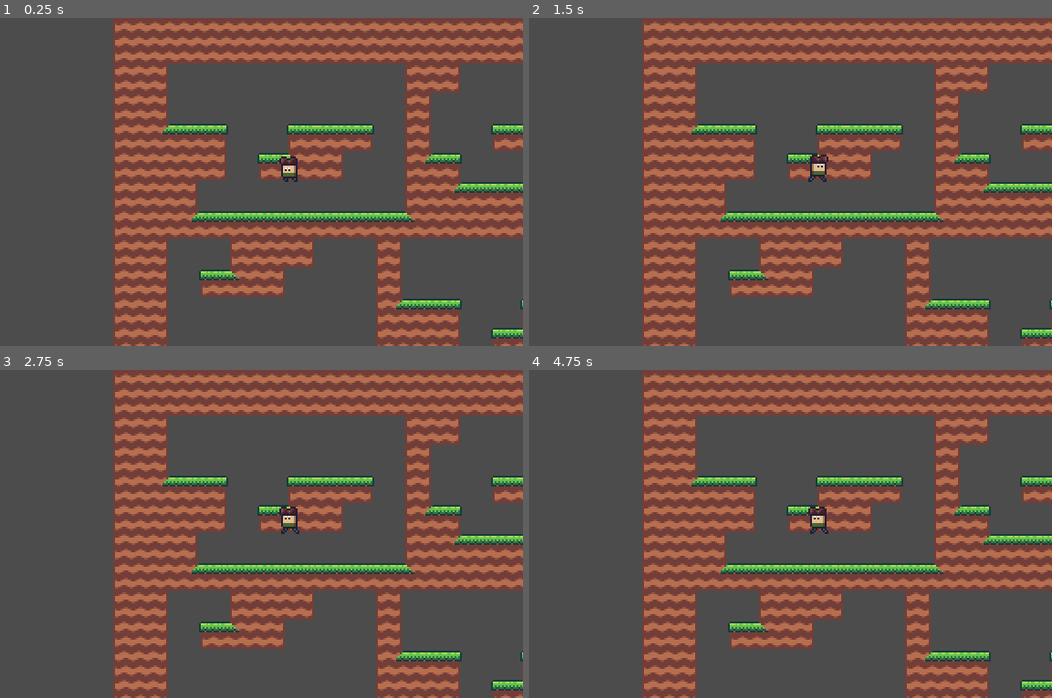
Above: before the commit, frames 1-4 (two rows, left to right).
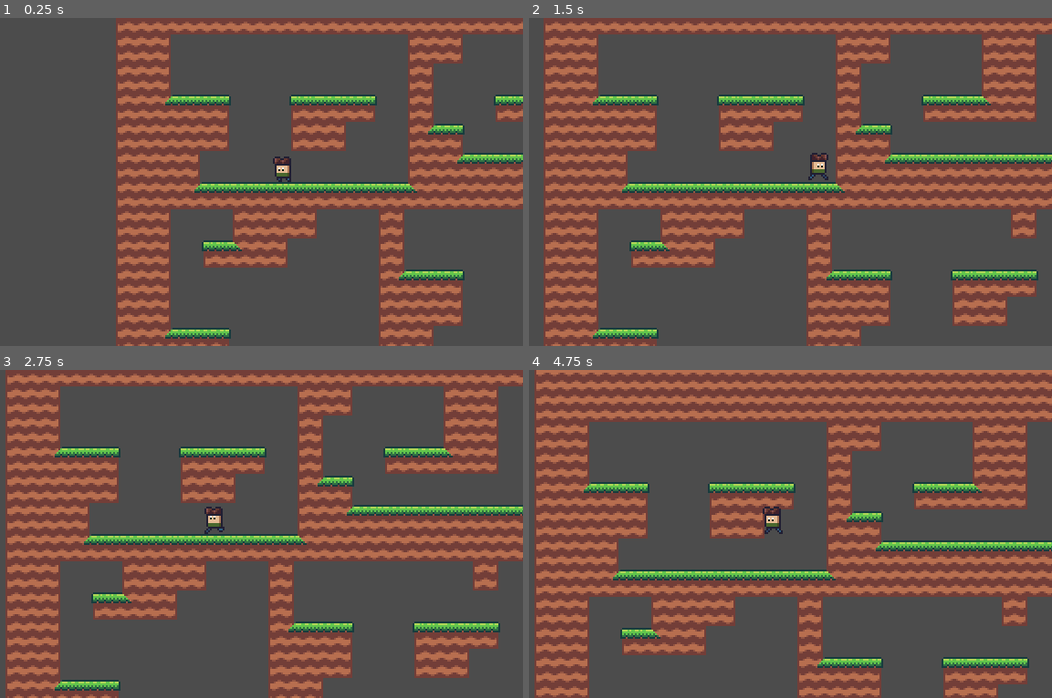
Above: after the commit, the same moments.

Repository: jasonrobwebster/Cave
Game: Godot game, scene res://scenes/Level1-1.tscn
Same seed, same stepped clock (60 frames per second), same inputs: the game is played once before the commit and once after it. This scene is started directly instead of the project's main scene.
Inputs:
- Up to frame 1 (0.25 s): no input
- Up to frame 2 (1.5 s): hold Right (ui_right) from 0.53 s (still down); tap Space (jump) at 0.77 s
- Up to frame 3 (2.75 s): tap Space (jump) at 1.52 s; release Right (ui_right) at 2.03 s; hold Left (ui_left) from 2.03 s (still down)
- Up to frame 4 (4.75 s): release Left (ui_left) at 2.78 s; hold Right (ui_right) 2.78-4.28 s; tap Space (jump) at 3.02, 3.77, 4.52 s; hold Left (ui_left) from 4.28 s (still down)

The runs differ from the first frame. In frame 1, 35% of the frame differs, in the area x 21-100%, y 0-100%; in frame 2, 62%; in frame 3, 62%; in frame 4, 67%, in the area x 1-100%, y 0-100%.

Commit message:
revisited room design and made rooms more open

Diff:
--- a/modular/Level1Rooms.tscn
+++ b/modular/Level1Rooms.tscn
@@ -12,7 +12,6 @@
 [node name="L" type="Node2D" parent="."]
 
 [node name="0" type="Node2D" parent="L"]
-visible = false
 
 [node name="Level" parent="L/0" instance=ExtResource( 3 )]
 tile_data = PoolIntArray( 0, 2, 196608, 1, 2, 196609, 2, 2, 196609, 3, 2, 196609, 4, 2, 196609, 5, 2, 196609, 6, 2, 196 …(264 unchanged characters)…
@@ -134,7 +133,7 @@
 visible = false
 
 [node name="Level" parent="R/6" instance=ExtResource( 3 )]
-tile_data = PoolIntArray( 0, 2, 0, 1, 2, 5, 2, 2, 196609, 3, 2, 196609, 4, 2, 196609, 5, 2, 196609, 6, 2, 8, 7, 2, 196610, 65536, 2, 65540, 65537, 2, 131074, 65538, 3, 0, 65542, 2, 65539, 131072, 2, 65539, 131078, 2, 65539, 196608, 2, 65539, 196611, 2, 196608, 196612, 2, 196609, 196613, 2, 196609, 196614, 2, 196615, 262144, 2, 131076, 262145, 2, 2, 32768 …(147 unchanged characters)…
+tile_data = PoolIntArray( 0, 2, 0, 1, 2, 5, 2, 2, 196609, 3, 2, 196609, 4, 2, 196609, 5, 2, 6, 6, 2, 5, 7, 2, 196610, 65536, 2, 65540, 65537, 2, 131074, 65538, 3, 0, 65541, 2, 65536, 65542, 2, 65538, 131072, 2, 65539, 131077, 2, 65536, 131078, 2, 65538, 196608, 2, 65539, 196611, 2, 196608, 196612, 2, 196609, 196613, 2, 196614, 196614, 2, 131074, 262144, 2, 131076, 262145, 2, 2, 32768 …(147 unchanged characters)…
 
 [node name="7" type="Node2D" parent="R"]
 visible = false
@@ -154,7 +153,7 @@
 visible = false
 
 [node name="Level" parent="LR/0" instance=ExtResource( 3 )]
-tile_data = PoolIntArray( 0, 2, 196608, 1, 2, 196609, 2, 2, 196609, 3, 2, 196609, 4, 2, 196609, 5, 2, 196609, 6, 2, 196609, 7, 2, 196610, 262144, 3, 0, 262145, 3, 0, 262150, 3, 0 …(168 unchanged characters)…
+tile_data = PoolIntArray( 0, 2, 196608, 1, 2, 196609, 2, 2, 196609, 3, 2, 196609, 4, 2, 196609, 5, 2, 196609, 6, 2, 196609, 7, 2, 196610, 65538, 3, 0, 65541, 3, 0, 262144, 3, 0, 262145, 3, 0, 262150, 3, 0 …(168 unchanged characters)…
 
 [node name="Player" parent="LR/0" instance=ExtResource( 2 )]
 position = Vector2( 64, 80 )
@@ -178,13 +177,13 @@
 visible = false
 
 [node name="Level" parent="LR/3" instance=ExtResource( 3 )]
-tile_data = PoolIntArray( 0, 2, 0, 1, 2, 1, 2, 2, 5, 3, 2, 196609, 4, 2, 196609, 5, 2, 196609, 6, 2, 196609, 7, 2, 196610, 65536, 2, 131072, 65537, 2, 131073, 65538, 2, 131074, 262145, 2, 0, 262146, 2, 1, 262147, 2, 1, 262148, 2, 1, 262149, 2, 1, 262150, 2, 1, 262151, 2, 2, 327680, 2, 196608, 327681, 2, 196614, 327682, 2, 131073, 327683, 2, 131073, 327684, 2, 131073, 327685, 2, 131073, 327686, 2, 131073, 327687, 2, 131074 )
+tile_data = PoolIntArray( 0, 2, 0, 1, 2, 5, 2, 2, 196609, 3, 2, 196609, 4, 2, 196609, 5, 2, 196609, 6, 2, 196609, 7, 2, 196610, 65536, 2, 131072, 65537, 2, 131074, 65538, 3, 0, 262147, 3, 0, 262148, 2, 0, 262149, 2, 1, 262150, 2, 1, 262151, 2, 2, 327680, 2, 196608, 327681, 2, 196609, 327682, 2, 196609, 327683, 2, 196609, 327684, 2, 196614, 327685, 2, 131073, 327686, 2, 131073, 327687, 2, 131074 )
 
 [node name="4" type="Node2D" parent="LR"]
 visible = false
 
 [node name="Level" parent="LR/4" instance=ExtResource( 3 )]
-tile_data = PoolIntArray( 0, 2, 196608, 1, 2, 196609, 2, 2,  …(124 unchanged characters)… 2, 2, 131073, 65543, 2, 131074, 262145, 2, 3, 262149, 2, 0, 262150, 2, 2, 327680, 2, 196608, 327681, 2, 196616, 327682, 2, 196609, 327683, 2, 196609,  …(76 unchanged characters)…
+tile_data = PoolIntArray( 0, 2, 196608, 1, 2, 196609, 2, 2,  …(124 unchanged characters)… 2, 2, 131073, 65543, 2, 131074, 262145, 3, 0, 262149, 2, 0, 262150, 2, 2, 327680, 2, 196608, 327681, 2, 196609, 327682, 2, 196609, 327683, 2, 196609,  …(76 unchanged characters)…
 
 [node name="5" type="Node2D" parent="LR"]
 visible = false
@@ -196,7 +195,7 @@
 visible = false
 
 [node name="Level" parent="LR/6" instance=ExtResource( 3 )]
-tile_data = PoolIntArray( 0, 2, 196608, 1, 2, 196609, 2, 2, 6, 3, 2, 1, 4, 2, 1, 5, 2, 1, 6, 2, 1, 7, 2, 2, 65538, 2, 131072, 65539, 2, 131073, 65540, 2, 131073, 65541, 2, 131073, 65542, 2, 131073, 65543, 2, 131074, 262144, 2, 0, 262145, 2, 2, 262146, 3, …(184 unchanged characters)…
+tile_data = PoolIntArray( 0, 2, 196608, 1, 2, 196609, 2, 2, 6, 3, 2, 5, 4, 2, 196609, 5, 2, 196609, 6, 2, 196609, 7, 2, 7, 65538, 2, 131072, 65539, 2, 131074, 65540, 3, 0, 65541, 3, 0, 65542, 3, 0, 65543, 2, 131075, 262144, 2, 0, 262145, 2, 2, 262146, 3, …(184 unchanged characters)…
 
 [node name="7" type="Node2D" parent="LR"]
 visible = false
@@ -226,7 +225,7 @@
 visible = false
 
 [node name="Level" parent="LR/11" instance=ExtResource( 3 )]
-tile_data = PoolIntArray( 0, 2, 196608, 1, 2, 196609, 2, 2, 196609, 3, 2, 196609, 4, 2, 196609, 5, 2, 196609, 6, 2, 8, 7, 2, 196610, 65542, 2, 131075, 131074, 2, 196608, 131075, 2, 196609, 131076, 2, 196610, 196612, 3, 0, 262145, 2, 3, 262146, 3, 0, 262151, 2, …(156 unchanged characters)…
+tile_data = PoolIntArray( 0, 2, 196608, 1, 2, 196609, 2, 2, 196609, 3, 2, 196609, 4, 2, 196609, 5, 2, 196609, 6, 2, 8, 7, 2, 196610, 65538, 3, 0, 65539, 3, 0, 65542, 2, 131075, 262145, 2, 3, 262146, 3, 0, 262151, 2, …(156 unchanged characters)…
 
 [node name="LB" type="Node2D" parent="."]
 
@@ -246,7 +245,7 @@
 visible = false
 
 [node name="Level" parent="LB/2" instance=ExtResource( 3 )]
-tile_data = PoolIntArray( 0, 2, 196608, 1, 2, 196609, 2, 2,  …(224 unchanged characters)… 2151, 2, 65539, 327680, 2, 196611, 327683, 3, 0, 327684, 2, 196611, 327687, 2, 131075 )
+tile_data = PoolIntArray( 0, 2, 196608, 1, 2, 196609, 2, 2,  …(224 unchanged characters)… 2151, 2, 65539, 327680, 2, 196611, 327687, 2, 131075 )
 
 [node name="3" type="Node2D" parent="LB"]
 visible = false
@@ -278,19 +277,19 @@
 visible = false
 
 [node name="Level" parent="RB/2" instance=ExtResource( 3 )]
-tile_data = PoolIntArray( 0, 2, 0, 1, 2, 1, 2, 2, 1, 3, 2, 1 …(254 unchanged characters)… 2144, 2, 65539, 327680, 2, 131075, 327683, 2, 196611, 327684, 3, 0, 327687, 2, 196611 )
+tile_data = PoolIntArray( 0, 2, 0, 1, 2, 1, 2, 2, 1, 3, 2, 1 …(254 unchanged characters)… 2144, 2, 65539, 327680, 2, 131075, 327687, 2, 196611 )
 
 [node name="3" type="Node2D" parent="RB"]
 visible = false
 
 [node name="Level" parent="RB/3" instance=ExtResource( 3 )]
-tile_data = PoolIntArray( 0, 2, 0, 1, 2, 5, 2, 2, 196609, 3, …(237 unchanged characters)… 2, 65539, 262148, 2, 196612, 262149, 2, 8, 262150, 2, 196610, 327680, 2, 131075, 327685, 2, 131075 )
+tile_data = PoolIntArray( 0, 2, 0, 1, 2, 5, 2, 2, 196609, 3, …(237 unchanged characters)… 2, 65539, 262148, 2, 196612, 262149, 2, 6, 262150, 2, 2, 327680, 2, 131075, 327685, 2, 131072, 327686, 2, 196613, 327687, 2, 196610 )
 
 [node name="4" type="Node2D" parent="RB"]
 visible = false
 
 [node name="Level" parent="RB/4" instance=ExtResource( 3 )]
-tile_data = PoolIntArray( 0, 2, 0, 1, 2, 1, 2, 2, 1, 3, 2, 5 …(170 unchanged characters)… 131074, 196608, 2, 65539, 196609, 3, 0, 196614, 2, 196608, 196615, 2, 196610, 262144, 2, 65539, 327680, 2, 131075, 327684, 2, 196608, 327685, 2, 196610 )
+tile_data = PoolIntArray( 0, 2, 0, 1, 2, 1, 2, 2, 1, 3, 2, 5 …(170 unchanged characters)… 131074, 196608, 2, 65539, 196609, 3, 0, 262144, 2, 65539, 327680, 2, 131075, 327684, 2, 196608, 327685, 2, 196609, 327686, 2, 196609, 327687, 2, 196610 )
 
 [node name="LT" type="Node2D" parent="."]
 
@@ -298,25 +297,25 @@
 visible = false
 
 [node name="Level" parent="LT/0" instance=ExtResource( 3 )]
-tile_data = PoolIntArray( 0, 2, 4, 1, 2, 196610, 6, 3, 0, 7, 2, 3, 65536, 2, 131075, 65543, 2, 65539, 131079, 2, 65539, 196 …(233 unchanged characters)…
+tile_data = PoolIntArray( 6, 3, 0, 7, 2, 3, 65543, 2, 65539, 131079, 2, 65539, 196 …(233 unchanged characters)…
 
 [node name="1" type="Node2D" parent="LT"]
 visible = false
 
 [node name="Level" parent="LT/1" instance=ExtResource( 3 )]
-tile_data = PoolIntArray( 7, 2, 3, 65536, 2, 196608, 65537, 2, 196610, 65543, 2, 65539, 131079, 2, 65539, 196610,  …(250 unchanged characters)…
+tile_data = PoolIntArray( 7, 2, 3, 65543, 2, 65539, 131079, 2, 65539, 196610,  …(250 unchanged characters)…
 
 [node name="2" type="Node2D" parent="LT"]
 visible = false
 
 [node name="Level" parent="LT/2" instance=ExtResource( 3 )]
-tile_data = PoolIntArray( 7, 2, 3, 65537, 3, 0, 65538, 2, 196608, 65539, 2, 196609, 65540, 2, 196609, 65541, 2, 7, 65543, 2, 65539, 131077, 2, 65539, 131079, 2, 65539, 196611, 2, 196608, 196612, 2, 196609, 196613, 2, 196615, 196615, 2, 65539, 262151, 2, 65539, 327680, 2, 196608, 327681, 2, 196609, 327682, 2, 196609, 327683, 2, 196609, 327684, 2, 196609, 327685, 2, 196609, 327686, 2, 196609, 327687, 2, 196615 )
+tile_data = PoolIntArray( 7, 2, 3, 65537, 3, 0, 65538, 2, 196608, 65539, 2, 196609, 65540, 2, 196609, 65541, 2, 7, 65543, 2, 65539, 131077, 2, 131076, 131078, 2, 1, 131079, 2, 131079, 196611, 2, 196608, 196612, 2, 196609, 196613, 2, 262150, 196614, 2, 65537, 196615, 2, 65538, 262148, 3, 0, 262149, 2, 65536, 262150, 2, 65537, 262151, 2, 65538, 327680, 2, 196608, 327681, 2, 196609, 327682, 2, 196609, 327683, 2, 196609, 327684, 2, 196609, 327685, 2, 196614, 327686, 2, 131073, 327687, 2, 131074 )
 
 [node name="3" type="Node2D" parent="LT"]
 visible = false
 
 [node name="Level" parent="LT/3" instance=ExtResource( 3 )]
-tile_data = PoolIntArray( 1, 2, 4, 2, 2, 196610, 6, 2, 196608, 7, 2, 7, 65537, 2, 131075, 65543, 2, 65539, 131078, 2, 0, 131079, …(278 unchanged characters)…
+tile_data = PoolIntArray( 6, 2, 196608, 7, 2, 7, 65543, 2, 65539, 131078, 2, 0, 131079, …(278 unchanged characters)…
 
 [node name="4" type="Node2D" parent="LT"]
 visible = false
@@ -327,16 +326,16 @@
 [node name="RT" type="Node2D" parent="."]
 
 [node name="0" type="Node2D" parent="RT"]
-visible = false
 
 [node name="Level" parent="RT/0" instance=ExtResource( 3 )]
-tile_data = PoolIntArray( 0, 2, 3, 6, 2, 196608, 7, 2, 7, 65536, 2, 65539, 65543, 2, 131075, 131072, 2, 65539, 196608, 2, 65539, 262144, 2, 131076, 262145, 2, 2, 327680, 2, 131072, 327681, 2, 196613, 327682, 2, 196609, 327683, 2, 196609, 327684, 2, 196609, 327685, 2, 196609, 327686, 2, 196609, 327687, 2, 196610 )
+visible = false
+tile_data = PoolIntArray( 0, 2, 3, 65536, 2, 65539, 65537, 3, 0, 131072, 2, 65539, 196608, 2, 65539, 196609, 3, 0, 262144, 2, 131076, 262145, 2, 2, 327680, 2, 131072, 327681, 2, 196613, 327682, 2, 196609, 327683, 2, 196609, 327684, 2, 196609, 327685, 2, 196609, 327686, 2, 196609, 327687, 2, 196610 )
 
 [node name="1" type="Node2D" parent="RT"]
 visible = false
 
 [node name="Level" parent="RT/1" instance=ExtResource( 3 )]
-tile_data = PoolIntArray( 0, 2, 3, 65536, 2, 65539, 131072, 2, 65539, 131075, 2, 196608, 131076, 2, 7, 196608, 2, 131076, 196609, 2, 2, 196612, 2, 196612, 196613, 2, 196610, 262144, 2, 65536, 262145, 2, 65538, 262148, 3, 0, 327680, 2, 131072, 327681, 2, 196613, 327682, 2, 196609, 327683, 2, 196609, 327684, 2, 196609, 327685, 2, 196609, 327686, 2, 196609, 327687, 2, 196610 )
+tile_data = PoolIntArray( 0, 2, 3, 65536, 2, 65539, 131072, 2, 65539, 131075, 2, 196608, 131076, 2, 7, 131077, 3, 0, 196608, 2, 131076, 196609, 2, 2, 196612, 2, 131076, 196613, 2, 2, 262144, 2, 65536, 262145, 2, 65538, 262148, 2, 65536, 262149, 2, 65538, 327680, 2, 131072, 327681, 2, 196613, 327682, 2, 196609, 327683, 2, 196609, 327684, 2, 196614, 327685, 2, 196613, 327686, 2, 196609, 327687, 2, 196610 )
 
 [node name="2" type="Node2D" parent="RT"]
 visible = false
@@ -348,13 +347,13 @@
 visible = false
 
 [node name="Level" parent="RT/3" instance=ExtResource( 3 )]
-tile_data = PoolIntArray( 0, 2, 3, 65536, 2, 65539, 65540, 2, 0, 65541, 2, 2, 131072, 2, 65539, 131074, 2, 196608, 131075, 2, 196609, 131076, 2, 196614, 131077, 2, 131074, 196608, 2, 65539, 196613, 3, 0, 262144, 2, 65539, 327680, 2, 196612, 327681, 2, 196609, 327682, 2, 196609, 327683, 2, 196609, 327684, 2, 196609, 327685, 2, 196609, 327686, 2, 196609, 327687, 2, 196610 )
+tile_data = PoolIntArray( 0, 2, 3, 65536, 2, 65539, 65540, 2, 0, 65541, 2, 2, 131072, 2, 65539, 131074, 2, 196608, 131075, 2, 196609, 131076, 2, 262150, 131077, 2, 65538, 196608, 2, 65539, 196612, 2, 65536, 196613, 2, 65538, 196614, 3, 0, 262144, 2, 131076, 262145, 2, 2, 262146, 3, 0, 262147, 3, 0, 262148, 2, 65536, 262149, 2, 65538, 262150, 3, 0, 327680, 2, 131072, 327681, 2, 196613, 327682, 2, 196609, 327683, 2, 196609, 327684, 2, 196614, 327685, 2, 196613, 327686, 2, 196609, 327687, 2, 196610 )
 
 [node name="4" type="Node2D" parent="RT"]
 visible = false
 
 [node name="Level" parent="RT/4" instance=ExtResource( 3 )]
-tile_data = PoolIntArray( 0, 2, 3, 7, 2, 196611, 65536, 2, 65539, 131072, 2, 131076, 131073, 2, 2, 131076, 2, 196608, 131077, 2, 7, 196608, 2, 65536, 196609, 2, 65538, 196613, 2, 196612, 196614, 2, 196609, 196615, 2, 196610, 262144, 2, 65536, 262145, 2, 131077, 262146, 2, 2, 327680, 2, 131072, 327681, 2, 131073, 327682, 2, 196613, 327683, 2, 196609, 327684, 2, 196609, 327685, 2, 196609, 327686, 2, 196609, 327687, 2, 196610 )
+tile_data = PoolIntArray( 0, 2, 3, 65536, 2, 65539, 131072, 2, 131076, 131073, 2, 2, 131076, 2, 196608, 131077, 2, 7, 196608, 2, 65536, 196609, 2, 65538, 196613, 2, 131076, 196614, 2, 5, 196615, 2, 196610, 262144, 2, 65536, 262145, 2, 131077, 262146, 2, 2, 262149, 2, 65536, 262150, 2, 65538, 327680, 2, 131072, 327681, 2, 131073, 327682, 2, 196613, 327683, 2, 196609, 327684, 2, 196609, 327685, 2, 196614, 327686, 2, 196613, 327687, 2, 196610 )
 
 [node name="LRT" type="Node2D" parent="."]
 
@@ -380,7 +379,7 @@
 visible = false
 
 [node name="Level" parent="LRT/3" instance=ExtResource( 3 )]
-tile_data = PoolIntArray( 0, 2, 196608, 1, 2, 196610, 196609, 2, 3, 262145, 2, 131076, 262146, 2, 1, 262147, 2, 2, 262150, 2, 3, 327680, 2, 196608, 327681, 2, 196614, 327682, 2, 131073, 327683, 2, 196613, 327684, 2, 196609, 327685, 2, 196609, 327686, 2, 196616, 327687, 2, 196610 )
+tile_data = PoolIntArray( 196609, 2, 3, 196610, 3, 0, 262145, 2, 131076, 262146, 2, 1, 262147, 2, 2, 262148, 3, 0, 262150, 2, 3, 327680, 2, 196608, 327681, 2, 196614, 327682, 2, 131073, 327683, 2, 196613, 327684, 2, 196609, 327685, 2, 196609, 327686, 2, 196616, 327687, 2, 196610 )
 
 [node name="4" type="Node2D" parent="LRT"]
 visible = false
@@ -406,10 +405,10 @@
 tile_data = PoolIntArray( 0, 2, 196608, 1, 2, 6, 2, 2, 1, 3, 2, 1, 4, 2, 1, 5, 2, 1, 6, 2, 5, 7, 2, 196610, 65537, 2, 1 …(230 unchanged characters)…
 
 [node name="2" type="Node2D" parent="LRB"]
-visible = false
 
 [node name="Level" parent="LRB/2" instance=ExtResource( 3 )]
-tile_data = PoolIntArray( 0, 2, 196608, 1, 2, 6, 2, 2, 5, 3, 2, 196609, 4, 2, 196609, 5, 2, 196609, 6, 2, 196609, 7, 2, 196610, 65537, 2, 131072, 65538, 2, 65543, 65542, 3, 0, 131074, 2, 196612, 131075, 2, 196610, 327680, 2, 196608, 327681, 2, 196610, 327684, 2, 196611, 327687, 2, 196611 )
+visible = false
+tile_data = PoolIntArray( 0, 2, 196608, 1, 2, 6, 2, 2, 5, 3, 2, 196609, 4, 2, 196609, 5, 2, 196609, 6, 2, 196609, 7, 2, 196610, 65537, 2, 131072, 65538, 2, 65543, 65542, 3, 0, 131074, 2, 196612, 131075, 2, 196610, 327680, 2, 196608, 327681, 2, 196610, 327683, 2, 196608, 327684, 2, 196610, 327686, 2, 196608, 327687, 2, 196610 )
 
 [node name="3" type="Node2D" parent="LRB"]
 visible = false
@@ -421,7 +420,7 @@
 visible = false
 
 [node name="Level" parent="LRB/4" instance=ExtResource( 3 )]
-tile_data = PoolIntArray( 0, 2, 196608, 1, 2, 196609, 2, 2,  …(82 unchanged characters)… 5540, 2, 131073, 65541, 2, 131074, 131072, 2, 196608, 131073, 2, 7, 196609, 2, 196612, 196610, 2, 196609, 196611, 2, 196610, 262145, 3, 0, 262150, 2, 196608, 262151, 2, 196610 )
+tile_data = PoolIntArray( 0, 2, 196608, 1, 2, 196609, 2, 2,  …(82 unchanged characters)… 5540, 2, 131073, 65541, 2, 131074, 131073, 3, 0, 196608, 2, 196608, 196609, 2, 196609, 196610, 2, 196609, 196611, 2, 196610, 196612, 3, 0, 262145, 3, 0, 262150, 2, 196608, 262151, 2, 196610 )
 
 [node name="LRBT" type="Node2D" parent="."]
 
@@ -429,10 +428,16 @@
 visible = false
 
 [node name="Level" parent="LRBT/0" instance=ExtResource( 3 )]
-tile_data = PoolIntArray( 65540, 2, 196608, 65541, 2, 7, 131077, 2, 196612, 131078, 2, 196610, 196609, 2, 196608, 196610, 2, 196609, 196611, 2, 7, 262147, 2, 196612, 262148, 2, 196610, 327687, 2, 196611 )
+tile_data = PoolIntArray( 65540, 2, 196608, 65541, 2, 7, 131077, 2, 196612, 131078, 2, 196610, 196609, 2, 196608, 196610, 2, 196609, 196611, 2, 7, 262147, 2, 196612, 262148, 2, 196610 )
 
 [node name="1" type="Node2D" parent="LRBT"]
 visible = false
 
 [node name="Level" parent="LRBT/1" instance=ExtResource( 3 )]
 tile_data = PoolIntArray( 3, 2, 3, 65537, 2, 196608, 65538, 2, 196609, 65539, 2, 196615, 65542, 2, 196608, 65543, 2, 196610, 196609, 2, 4, 196610, 2, 196609, 196611, 2, 196609, 196612, 2, 196610, 262145, 2, 65539, 327681, 2, 196612, 327682, 2, 196610, 327686, 2, 196611 )
+
+[node name="2" type="Node2D" parent="LRBT"]
+visible = false
+
+[node name="Level" parent="LRBT/2" instance=ExtResource( 3 )]
+tile_data = PoolIntArray( 65540, 2, 196608, 65541, 2, 196610, 196609, 2, 196608, 196610, 2, 196610, 262148, 2, 196608, 262149, 2, 196610 )
